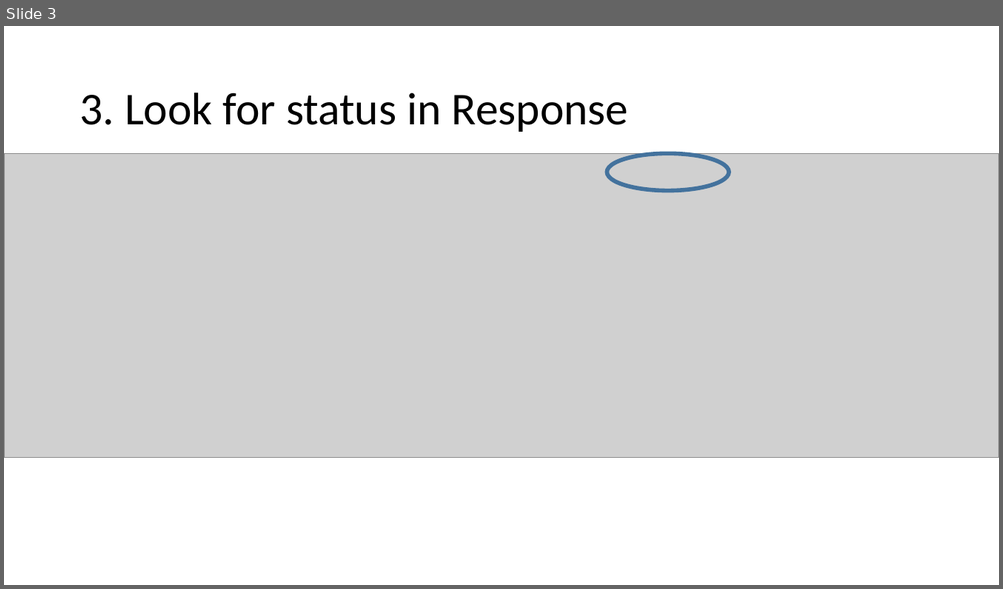
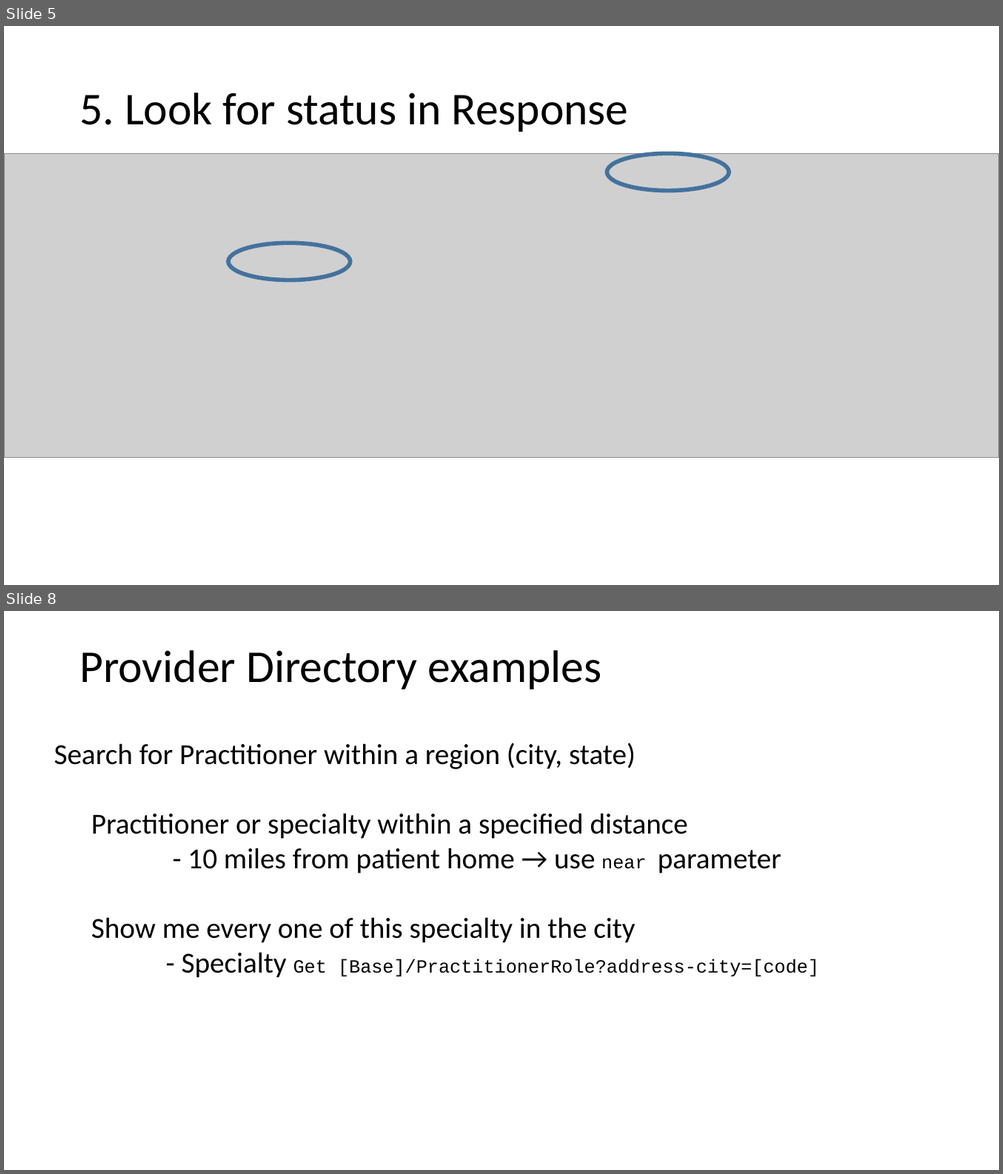
Before and after one commit to Healthedata1/Manual_Examples, a slide deck: Manual POST to Server.pptx. Shown one above the other, each under a label of ours: slide 3 before the commit, slides 5 and 8 after it; the slides between them are not shown. The pictures are 1003x589 and 1003x1174 pixels, drawn with LibreOffice and Linux fonts; fonts in the diff are those of the drawing; grey boxes stand for pictures. Boxes give left, top, right and bottom in pixels: in the first picture for what was removed or moved away, otherwise in the second. Text is boxed around its words. In the diff, an @@ line names an element or a change of style, - is before the commit and + after.

```diff
--- a/Manual POST to Server.pptx
+++ b/Manual POST to Server.pptx
@@ slide 8 added at [4, 611, 999, 1170], background #FFFFFF @@
@@ title added at [79, 650, 601, 689], 44 pt, text #000000 @@
+Provider Directory examples
@@ text added at [54, 743, 819, 978], 28 pt, text #000000 @@
+Search for Practitioner within a region (city, state)
+  Practitioner or specialty within a specified distance
+  - 10 miles from patient home → use near parameter
+  Show me every one of this specialty in the city
+  - Specialty Get [Base]/PractitionerRole?address-city=[code]
@@ what was slide 3 is now slide 5 @@
@@ slide 5 changed as well @@
@@ title at [79, 93, 629, 132]: text changed @@
-3. Look for status in Response
+5. Look for status in Response
@@ ellipse added at [227, 243, 350, 281], outline #43739E 4 pt @@
```
Also in this commit, not shown: 2 other slides changed, 6 other slides added.
